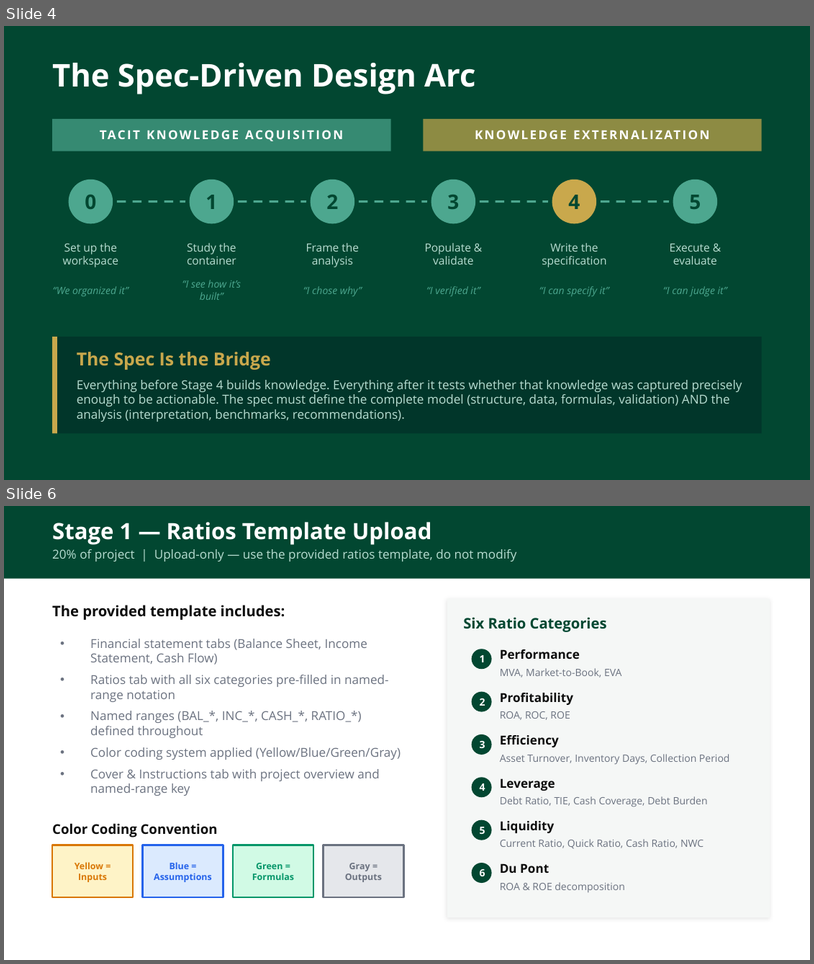
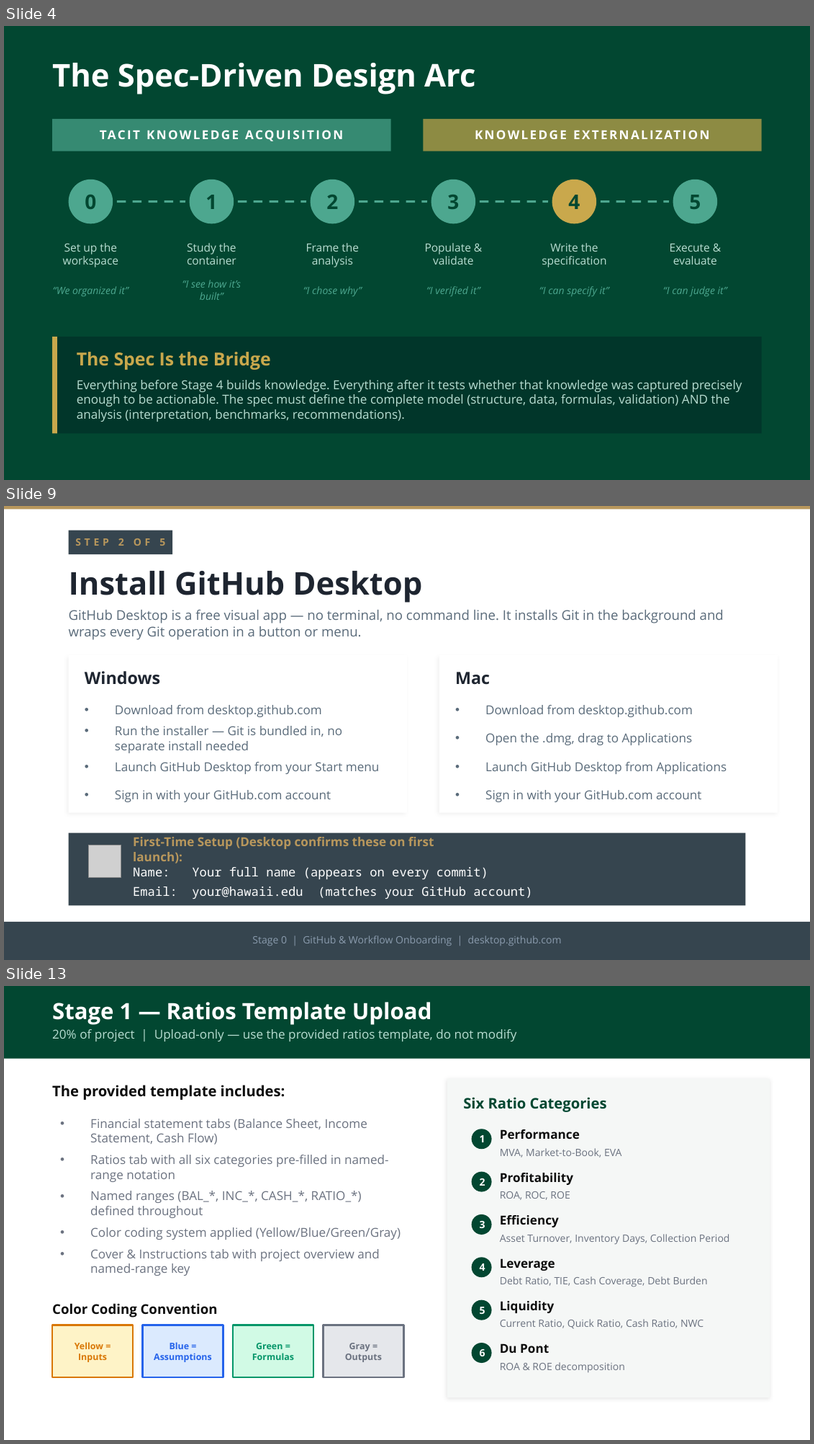
Before and after one commit to adamwstauffer/shidler, a slide deck: courses/BUS-629-VEMBA-International-Corporate-Finance/BUS629_AI_Ratios_Project.pptx. Shown one above the other, each under a label of ours: slides 4 and 6 before the commit, slides 4, 9 and 13 after it; the slides between them are not shown. The pictures are 814x964 and 814x1444 pixels, drawn with LibreOffice and Linux fonts; fonts in the diff are those of the drawing; grey boxes stand for pictures. Boxes give left, top, right and bottom in pixels: in the first picture for what was removed or moved away, otherwise in the second. Text is boxed around its words. In the diff, an @@ line names an element or a change of style, - is before the commit and + after.

```diff
--- a/courses/BUS-629-VEMBA-International-Corporate-Finance/BUS629_AI_Ratios_Project.pptx
+++ b/courses/BUS-629-VEMBA-International-Corporate-Finance/BUS629_AI_Ratios_Project.pptx
@@ slide 9 added at (x1=4, y1=506, x2=810, y2=960), background #FFFFFF @@
@@ rectangle added at (x1=4, y1=506, x2=810, y2=509), fill #B8975C @@
@@ rectangle added at (x1=69, y1=530, x2=172, y2=554), fill #36454F @@
@@ text added at (x1=75, y1=538, x2=165, y2=546), 9 pt, text #B8975C, bold @@
+STEP 2 OF 5
@@ text added at (x1=69, y1=571, x2=422, y2=602), 28 pt, text #1E2530, bold @@
+Install GitHub Desktop
@@ text added at (x1=69, y1=610, x2=724, y2=640), 12 pt, text #5A6B7A @@
+GitHub Desktop is a free visual app — no terminal, no command line. It installs Git in the background and wraps every Git operation in a button or menu.
@@ rectangle added at (x1=69, y1=655, x2=407, y2=813), fill #FFFFFF @@
@@ rectangle added at (x1=440, y1=655, x2=778, y2=813), fill #FFFFFF @@
@@ text added at (x1=85, y1=671, x2=160, y2=685), 15 pt, text #1E2530, bold @@
+Windows
@@ text added at (x1=455, y1=672, x2=490, y2=685), 15 pt, text #1E2530, bold @@
+Mac
@@ text added at (x1=115, y1=705, x2=322, y2=717), 11 pt, text #5A6B7A @@
+• Download from desktop.github.com
@@ text added at (x1=486, y1=705, x2=693, y2=717), 11 pt, text #5A6B7A @@
+• Download from desktop.github.com
@@ text added at (x1=115, y1=726, x2=342, y2=753), 11 pt, text #5A6B7A @@
+• Run the installer — Git is bundled in, no separate install needed
@@ text added at (x1=486, y1=733, x2=693, y2=745), 11 pt, text #5A6B7A @@
+• Open the .dmg, drag to Applications
@@ text added at (x1=115, y1=762, x2=380, y2=774), 11 pt, text #5A6B7A @@
+• Launch GitHub Desktop from your Start menu
@@ text added at (x1=486, y1=762, x2=728, y2=774), 11 pt, text #5A6B7A @@
+• Launch GitHub Desktop from Applications
@@ text added at (x1=115, y1=790, x2=331, y2=802), 11 pt, text #5A6B7A @@
+• Sign in with your GitHub.com account
@@ text added at (x1=486, y1=790, x2=702, y2=802), 11 pt, text #5A6B7A @@
+• Sign in with your GitHub.com account
@@ rectangle added at (x1=69, y1=833, x2=746, y2=905), fill #36454F @@
@@ picture added at (x1=89, y1=844, x2=121, y2=877) @@
@@ text added at (x1=133, y1=836, x2=435, y2=863), 11 pt, text #B8975C, bold @@
+First-Time Setup (Desktop confirms these on first launch):
@@ text added at (x1=133, y1=867, x2=532, y2=898), 11 pt, text #FFFFFF @@
+Name: Your full name (appears on every commit)
+Email: your@hawaii.edu (matches your GitHub account)
@@ rectangle added at (x1=4, y1=921, x2=810, y2=959), fill #36454F @@
@@ text added at (x1=252, y1=935, x2=562, y2=945), 9 pt, text #8A9BAD @@
+Stage 0 | GitHub & Workflow Onboarding | desktop.github.com
@@ what was slide 6 is now slide 13 @@
```
Also in this commit, not shown: 2 slides changed, 6 other slides added, 1 other file.
